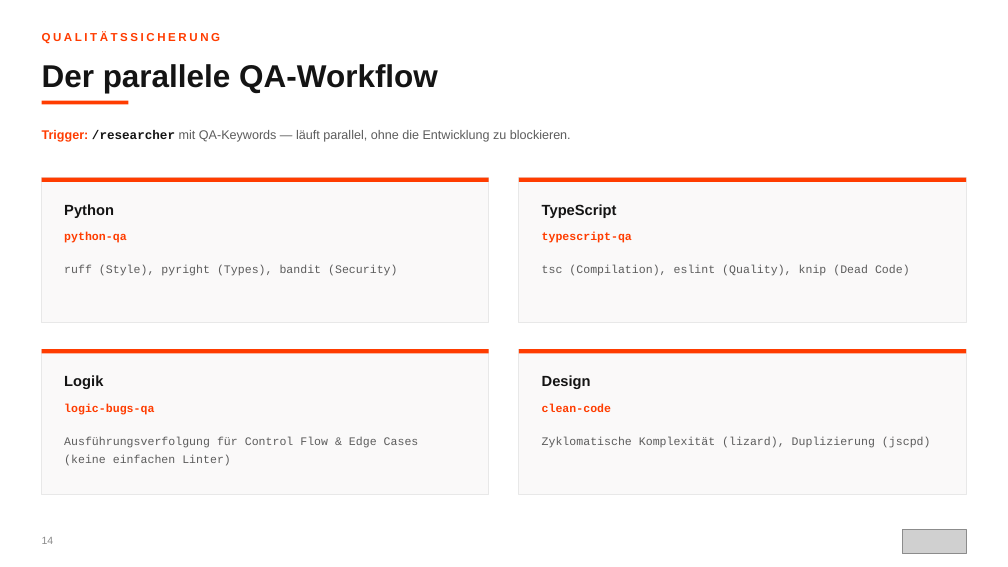
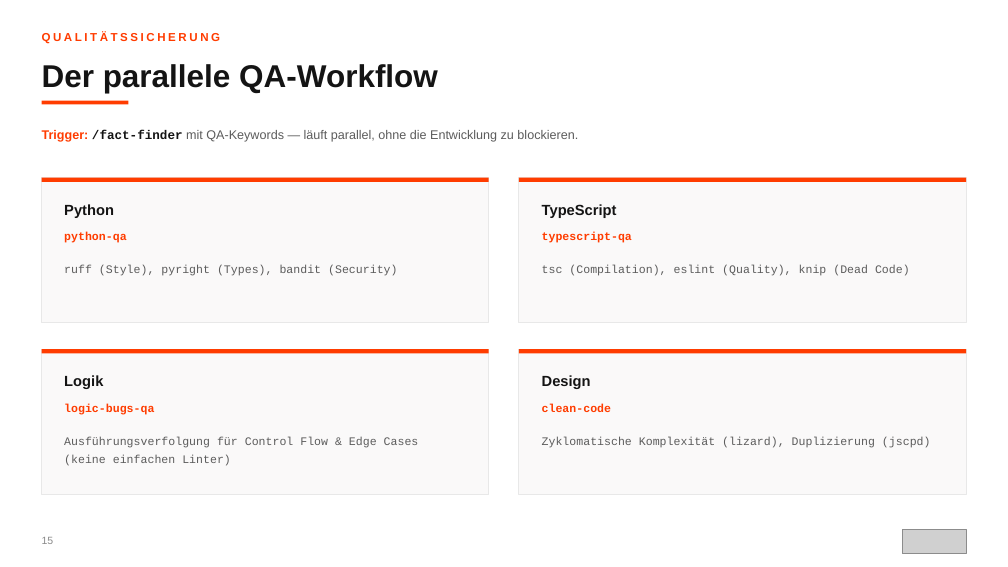
Before and after one commit to scameronde/rpi-qpi, a slide deck: slide 15 of presentation/ORBIT.pptx (slide 14 before the commit). Drawn at 1008x567 pixels with LibreOffice and Linux fonts; fonts in the diff are those of the drawing; grey boxes stand for pictures. Boxes give left, top, right and bottom in pixels: in the first picture for what was removed or moved away, otherwise in the second. Text is boxed around its words. In the diff, an @@ line names an element or a change of style, - is before the commit and + after.

```diff
--- a/presentation/ORBIT.pptx
+++ b/presentation/ORBIT.pptx
@@ text at (x1=42, y1=130, x2=578, y2=142): text changed @@
-Trigger: /researcher mit QA-Keywords — läuft parallel, ohne die Entwicklung zu blockieren.
+Trigger: /fact-finder mit QA-Keywords — läuft parallel, ohne die Entwicklung zu blockieren.
@@ text at (x1=42, y1=537, x2=54, y2=544): text changed @@
-14
+15
```
Also in this commit, not shown: 15 other slides changed, 1 slide added.
